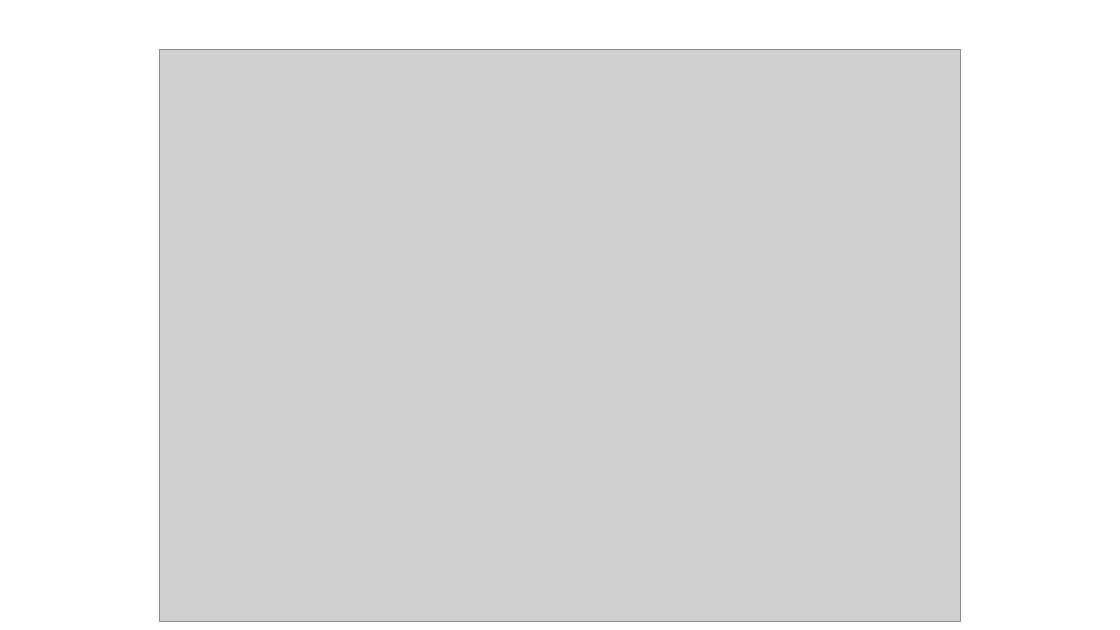
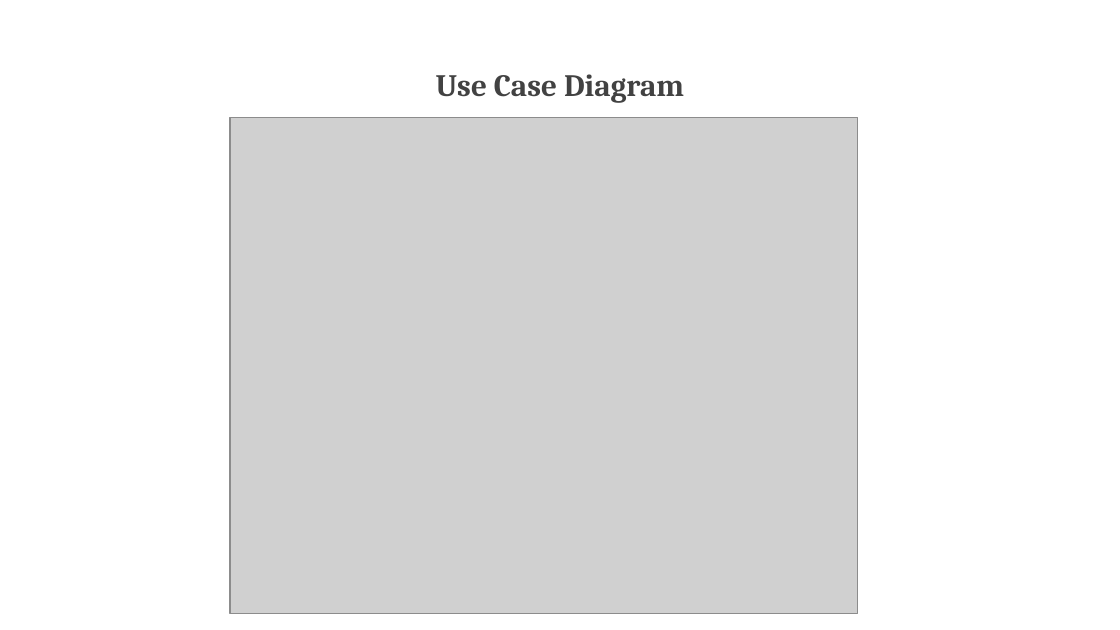
Before and after one commit to VarunBohara/Mini-Project-Documents, a slide deck: slide 13 of MINI PROJECT REVIEW.pptx. Drawn at 1120x630 pixels with LibreOffice and Linux fonts; fonts in the diff are those of the drawing; grey boxes stand for pictures. Boxes give left, top, right and bottom in pixels: in the first picture for what was removed or moved away, otherwise in the second. Text is boxed around its words. In the diff, an @@ line names an element or a change of style, - is before the commit and + after.

```diff
--- a/MINI PROJECT REVIEW.pptx
+++ b/MINI PROJECT REVIEW.pptx
@@ title "Use Case Diagram" rewrapped from (386, 47, 634, 50) to (436, 74, 684, 103) @@
@@ picture: place and size @@
-picture at (159, 49, 960, 622)
+picture at (230, 118, 857, 614)
```
Also in this commit, not shown: 6 other slides changed, 2 slides added, 2 slides removed.
